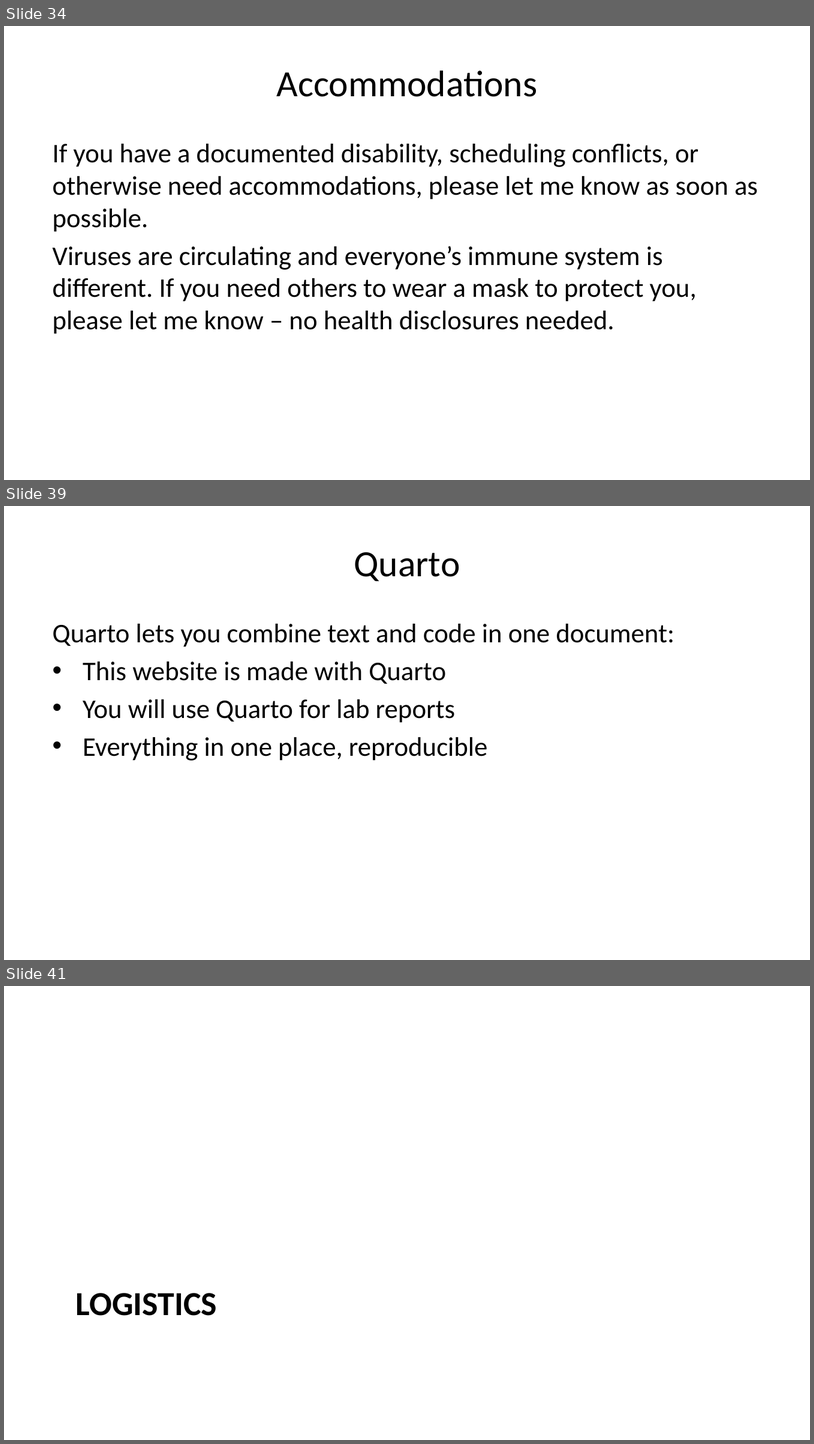
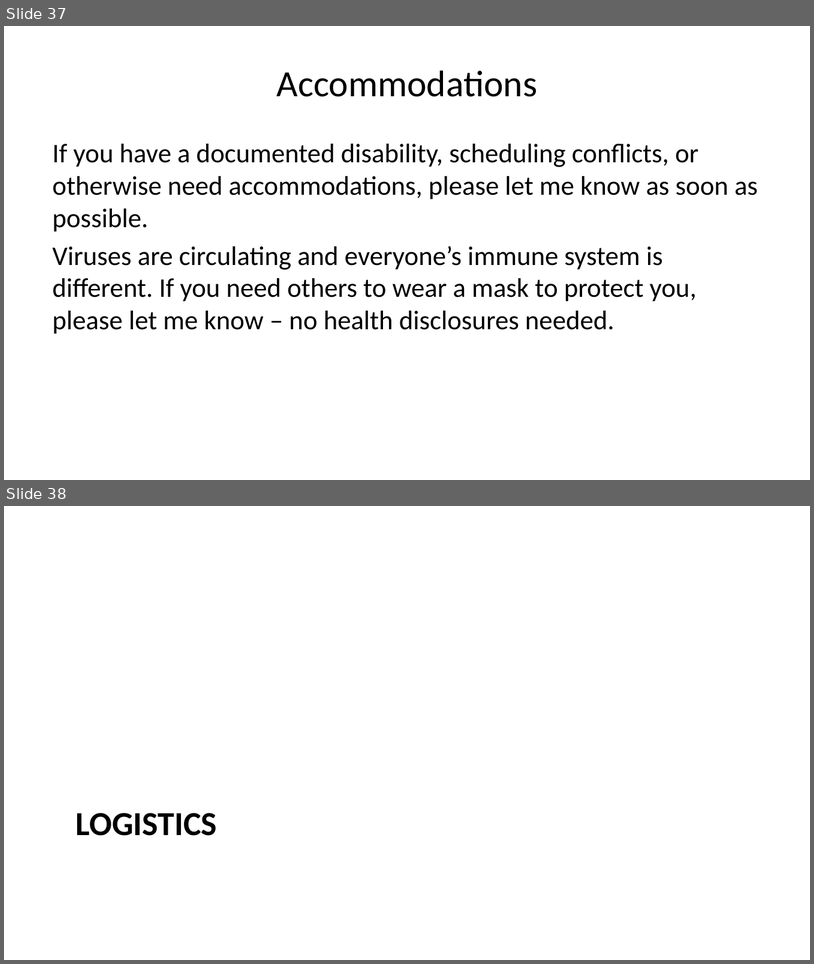
Before and after one commit to CEVE-421-521/ceve-421-521.github.io, a slide deck: lectures/week-01/index.pptx. Shown one above the other, each under a label of ours: slides 34, 39 and 41 before the commit, slides 37 and 38 after it; the slides between them are not shown. The pictures are 814x1444 and 814x964 pixels, drawn with LibreOffice and Linux fonts; fonts in the diff are those of the drawing. Boxes give left, top, right and bottom in pixels: in the first picture for what was removed or moved away, otherwise in the second. Text is boxed around its words. In the diff, an @@ line names an element or a change of style, - is before the commit and + after.

```diff
--- a/lectures/week-01/index.pptx
+++ b/lectures/week-01/index.pptx
@@ slide 39 removed at (x1=4, y1=506, x2=810, y2=960), background #FFFFFF @@
@@ title removed at (x1=354, y1=552, x2=460, y2=581) @@
-Quarto
@@ text removed at (x1=53, y1=624, x2=675, y2=760) @@
-Quarto lets you combine text and code in one document:
-• This website is made with Quarto
-• You will use Quarto for lab reports
-• Everything in one place, reproducible
@@ what was slide 34 is now slide 37 @@
@@ what was slide 41 is now slide 38 @@
```
Also in this commit, not shown: 8 slides changed, 5 slides added, 5 other slides removed, 54 other files.
